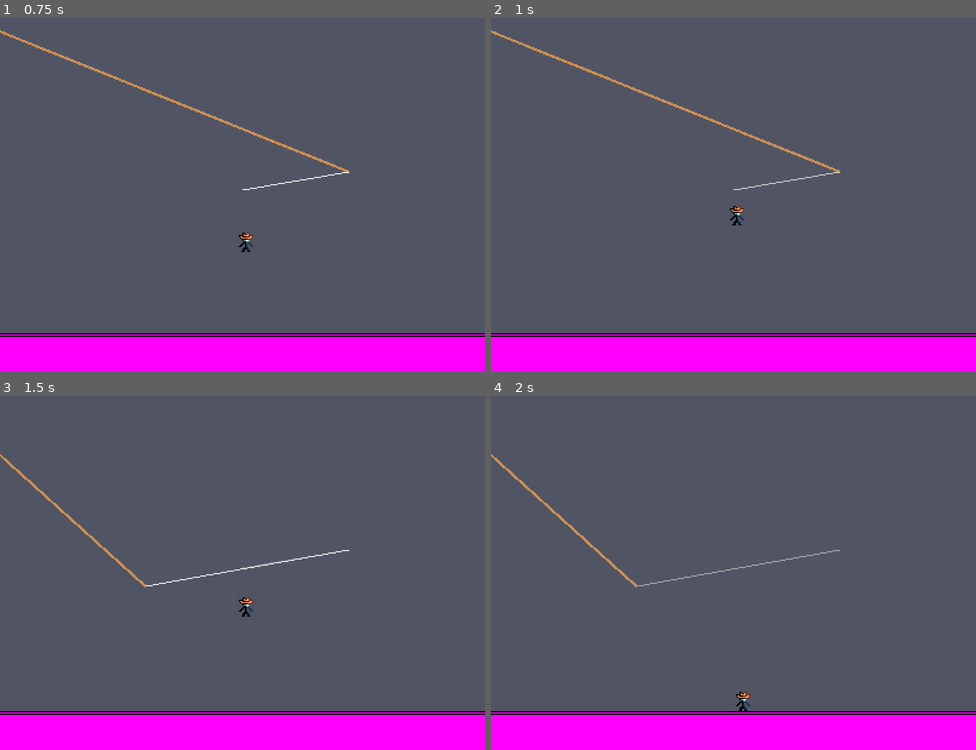
Above: before the commit, frames 1-4 (two rows, left to right).
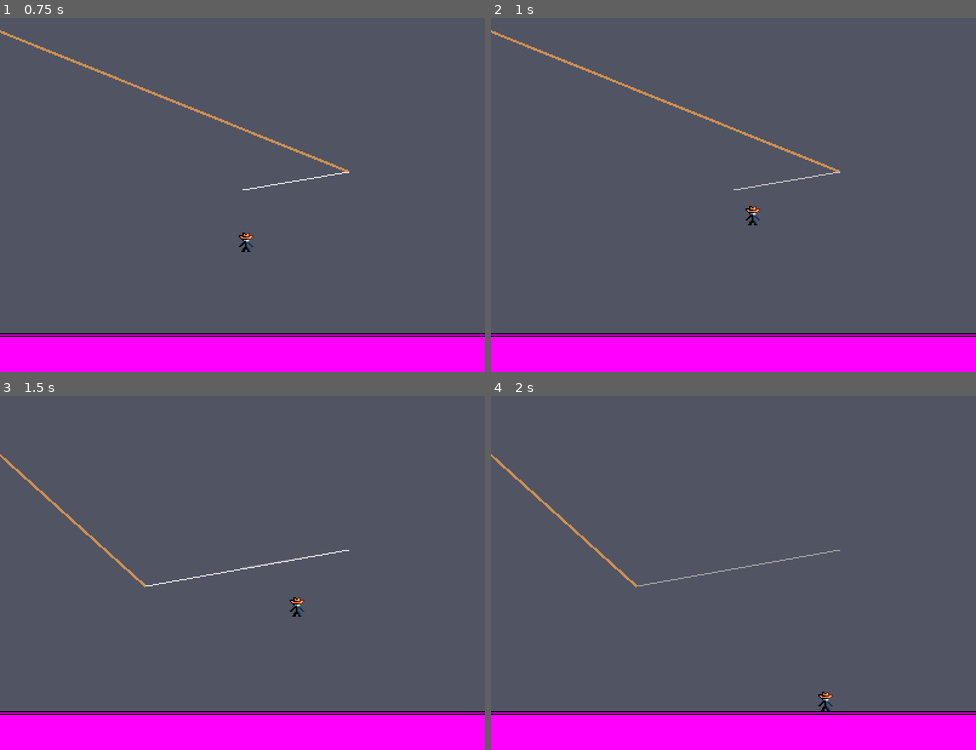
Above: after the commit, the same moments.

Repository: Jcodefox/GMTK-2025
Game: Godot game, scene res://scenes/topscenes/gameplay_topscene.tscn
Same seed, same stepped clock (60 frames per second), same inputs: the game is played once before the commit and once after it.
Inputs (mouse positions are in pixels of both pictures, inside the frame that each line leads up to):
- Up to frame 1 (0.75 s): move the mouse to (349, 170) at 0.52 s; hold D (move_right) from 0.53 s (still down)
- Up to frame 2 (1 s): keep holding D (move_right); tap Space (move_jump) at 0.77 s
- Up to frame 3 (1.5 s): keep holding D (move_right); move the mouse to (145, 587) at 1.27 s
- Up to frame 4 (2 s): keep holding D (move_right); tap Space (move_jump) at 1.52 s

Frame 1 is identical in both runs. In frame 2, 0.2% of the frame differs, in the area x 49-56%, y 53-59%; in frame 3, 0.2%; in frame 4, 0.2%.

Commit message:
Player move script debugging

Diff:
--- a/scripts/prefabs/player_v2.gd
+++ b/scripts/prefabs/player_v2.gd
@@ -13,9 +13,10 @@
 @export var jump_gravity_multiplier: float = 0.6
 @export var coyote_time: float = 0.1
 @export var jump_buffer_time: float = 0.1
+@export var air_jump_init_velocity: float = 60
 
-var max_jumps: int = 2
-var jumps_left: int = 1
+var max_extra_jumps: int = 2
+var extra_jumps_left: int = 1
 var time_since_on_floor: float = INF
 var time_since_jump_attempt: float = INF
 
@@ -32,7 +33,7 @@
 
 	if is_on_floor():
 		time_since_on_floor = 0
-		jumps_left = max_jumps
+		extra_jumps_left = max_extra_jumps
 		velocity.y = 0
 		velocity.x += ground_lateral_accel * Input.get_axis("move_left", "move_right") * delta
 		velocity.x *= pow(ground_lateral_drag, delta)
@@ -40,8 +41,12 @@
 		velocity.x += air_lateral_accel * Input.get_axis("move_left", "move_right")
 		velocity *= pow(air_drag, delta)
 
-	if ((time_since_jump_attempt < jump_buffer_time) and (time_since_on_floor < coyote_time or jumps_left > 0)):
-		jumps_left -= 1
+	if (time_since_on_floor < coyote_time) and (time_since_jump_attempt < jump_buffer_time): # ground jump
+		velocity.y = jump_init_velocity
+		time_since_jump_attempt = INF
+	elif (extra_jumps_left > 0) and (time_since_jump_attempt < jump_buffer_time): # air jump
+		velocity.x = Input.get_axis("move_left", "move_right") * air_jump_init_velocity
+		extra_jumps_left -= 1
 		velocity.y = jump_init_velocity
 		time_since_jump_attempt = INF
 
